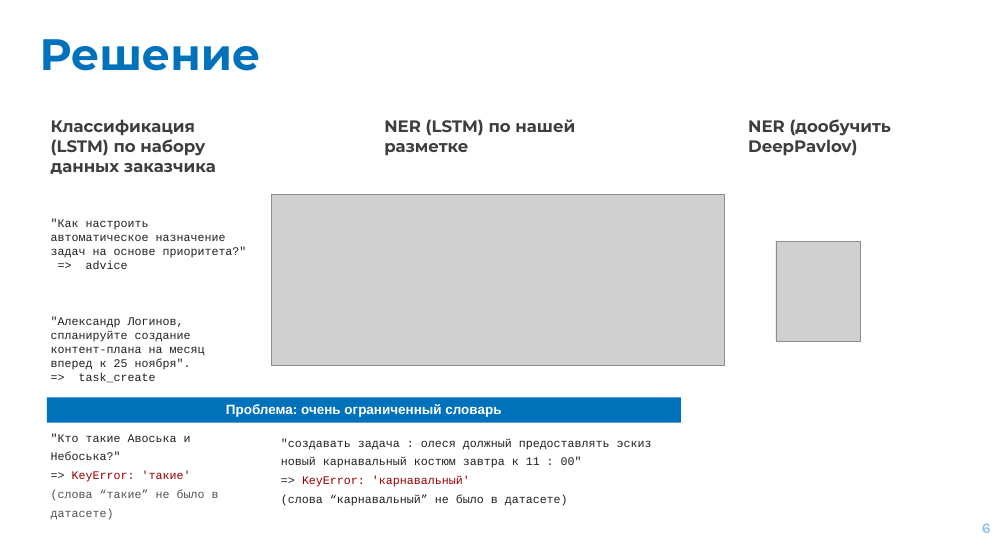
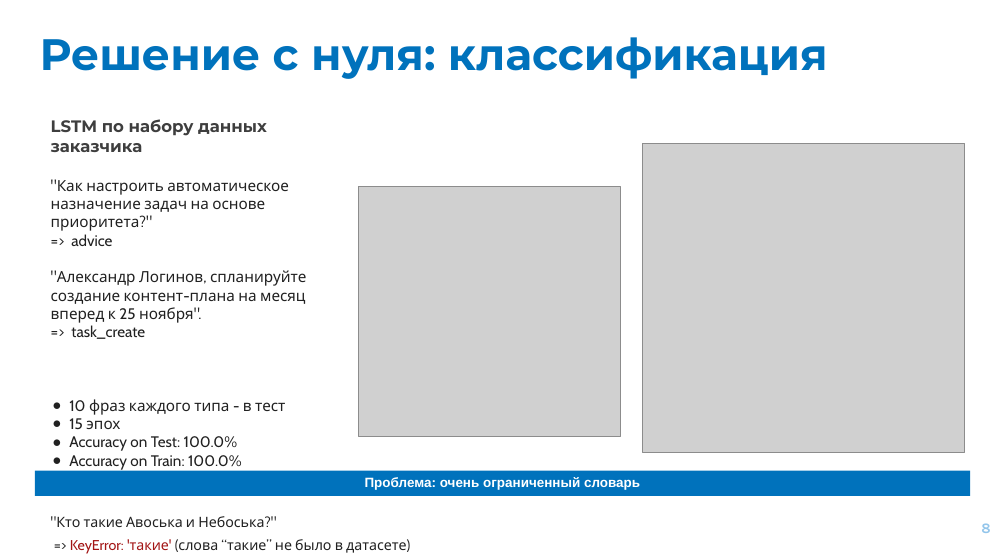
Before and after one commit to deeleel/weeek-hackathon, a slide deck: slide 8 of Авоська и Небоська_weeek.pptx (slide 6 before the commit). Drawn at 1008x559 pixels with LibreOffice and Linux fonts; fonts in the diff are those of the drawing; grey boxes stand for pictures. Boxes give left, top, right and bottom in pixels: in the first picture for what was removed or moved away, otherwise in the second. Text is boxed around its words. In the diff, an @@ line names an element or a change of style, - is before the commit and + after.

```diff
--- a/Авоська и Небоська_weeek.pptx
+++ b/Авоська и Небоська_weeek.pptx
@@ title at bbox=[40, 37, 828, 79]: text changed @@
-Решение
+Решение с нуля: классификация
@@ text at bbox=[51, 119, 289, 246]: text changed; size 22.5 to 29.5 pt; font Courier New to Cabin @@
-Классификация (LSTM) по набору данных заказчика
-"Как настроить автоматическое назначение задач на основе приоритета?" => advice
+LSTM по набору данных заказчика
+"Как настроить автоматическое назначение задач на основе приоритета?"
+=> advice
@@ text removed at bbox=[384, 119, 575, 156] @@
-NER (LSTM) по нашей разметке
@@ text removed at bbox=[748, 119, 891, 156] @@
-NER (дообучить DeepPavlov)
@@ picture added at bbox=[643, 143, 964, 451] @@
@@ picture removed at bbox=[272, 194, 724, 365] @@
@@ picture added at bbox=[358, 186, 620, 435] @@
@@ picture removed at bbox=[776, 241, 860, 341] @@
@@ text at bbox=[51, 270, 306, 339]: size 22.5 to 29.5 pt, font Courier New to Cabin in ""Александр Логинов, спланируйте создание контент-плана на ме ...", "=> task_create" @@
@@ text at bbox=[69, 399, 285, 470]: text changed; size 22.5 to 29.5 pt; font Courier New to Cabin @@
-"Кто такие Авоська и Небоська?"
-=> KeyError: 'такие'
-(слова “такие” не было в датасете)
+● 10 фраз каждого типа - в тест
+● 15 эпох
+● Accuracy on Test: 100.0%
+● Accuracy on Train: 100.0%
@@ text removed at bbox=[281, 438, 652, 506] @@
-"создавать задача : олеся должный предоставлять эскиз новый карнавальный костюм завтра к 11 : 00"
-=> KeyError: 'карнавальный'
-(слова “карнавальный” не было в датасете)
@@ rectangle "Проблема: очень ограниченный словарь": place and size @@
-rectangle "Проблема: очень ограниченный словарь" at bbox=[47, 397, 681, 422]
+rectangle "Проблема: очень ограниченный словарь" at bbox=[35, 470, 970, 496]
@@ text added at bbox=[56, 516, 406, 553], 27.5 pt, text #212121 @@
+"Кто такие Авоська и Небоська?"
+=> KeyError: 'такие' (слова “такие” не было в датасете)
```
Also in this commit, not shown: 4 other slides changed, 7 slides added, 1 other file.
